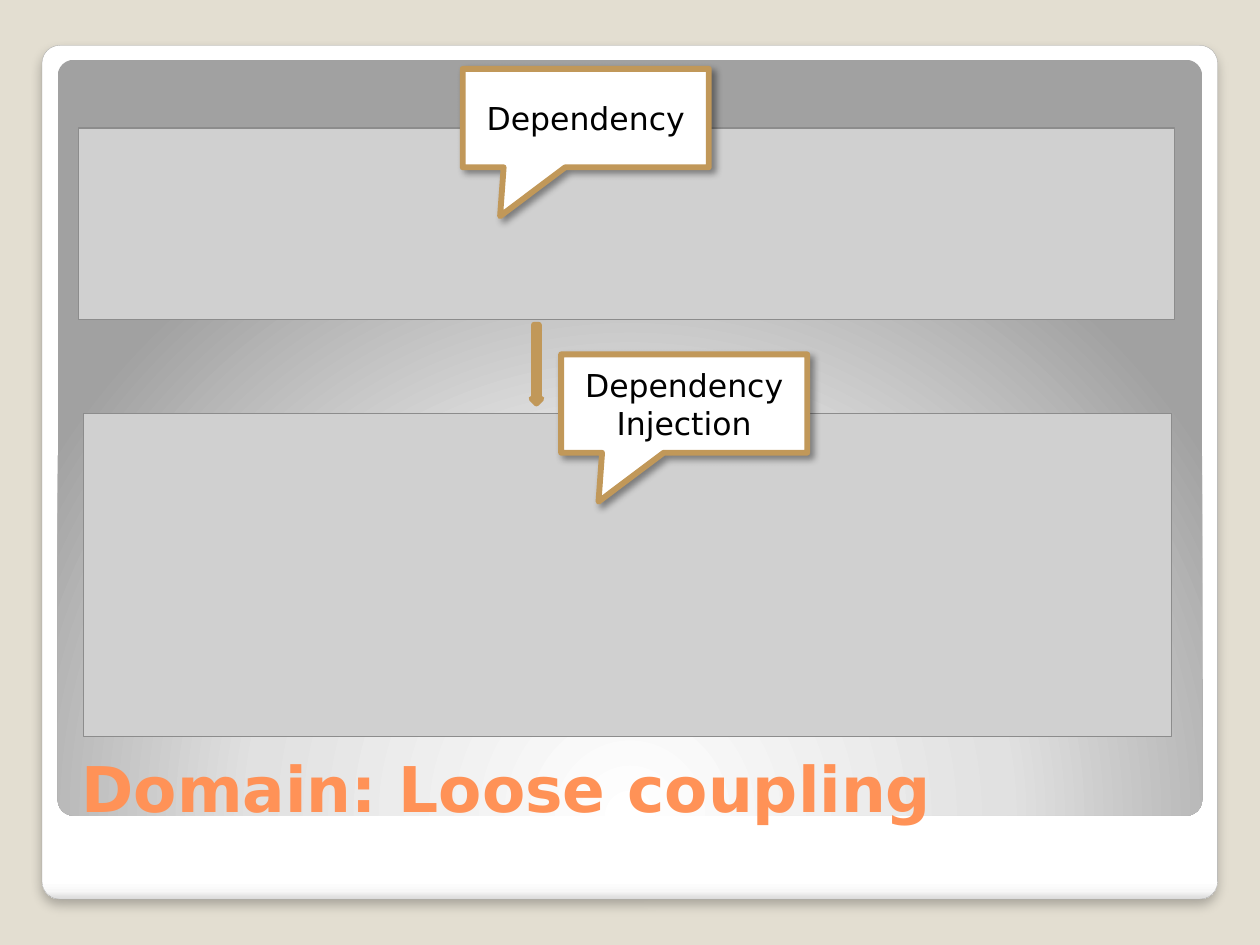
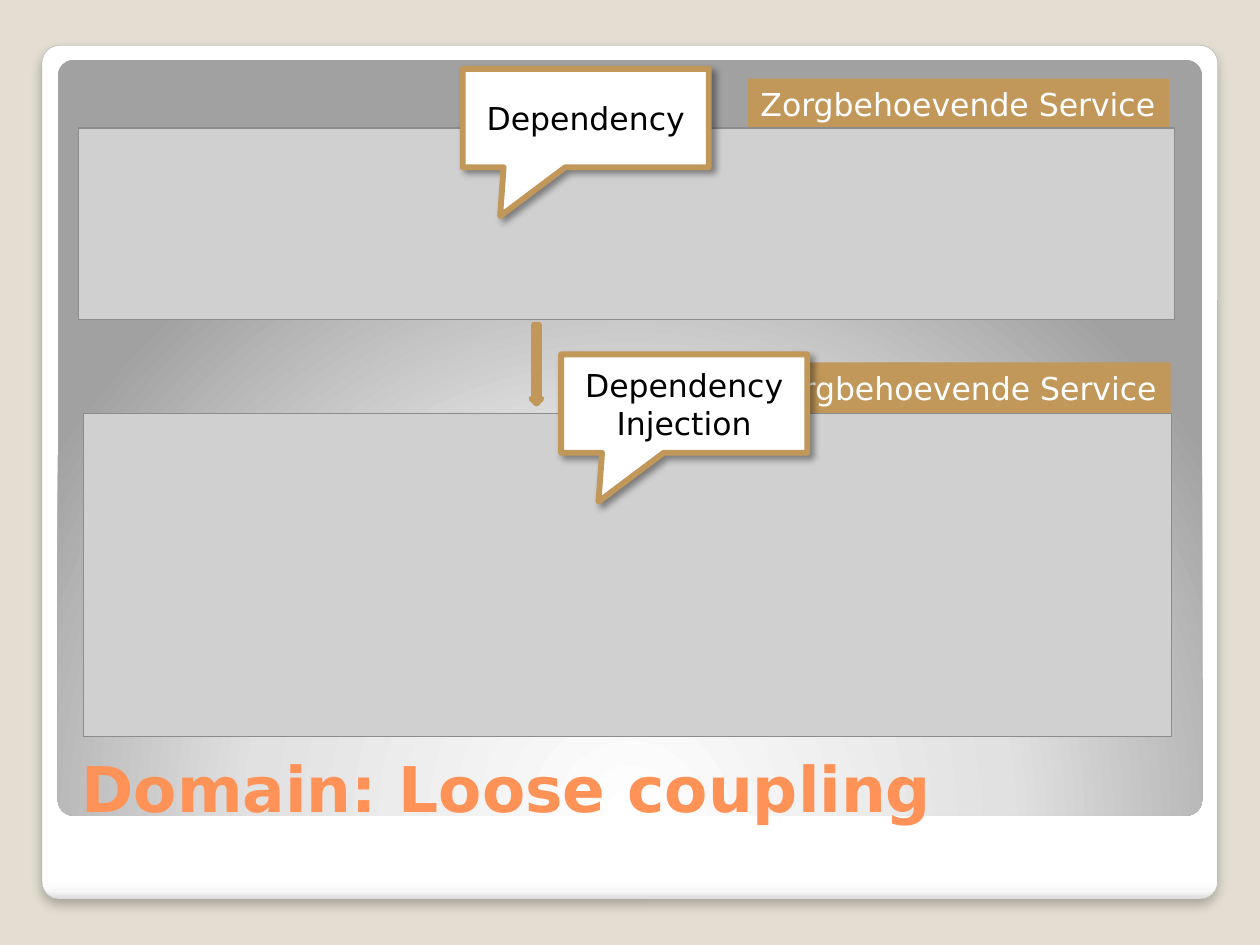
Before and after one commit to michelgrootjans/dkvlessonslearned, a slide deck: slide 16 of slides/Technical Session/Lessons learned.pptx (slide 8 before the commit). Drawn at 1260x945 pixels with LibreOffice and Linux fonts; fonts in the diff are those of the drawing; grey boxes stand for pictures. Boxes give left, top, right and bottom in pixels: in the first picture for what was removed or moved away, otherwise in the second. Text is boxed around its words. In the diff, an @@ line names an element or a change of style, - is before the commit and + after.

```diff
--- a/slides/Technical Session/Lessons learned.pptx
+++ b/slides/Technical Session/Lessons learned.pptx
@@ rectangle added at box(748, 78, 1169, 129), fill #C19859, 18 pt, text #FFFFFF @@
+Zorgbehoevende Service
@@ rectangle added at box(750, 363, 1171, 413), fill #C19859, 18 pt, text #FFFFFF @@
+Zorgbehoevende Service
```
Also in this commit, not shown: 4 other slides changed, 15 slides added, 1 slide removed, 3 other files.
